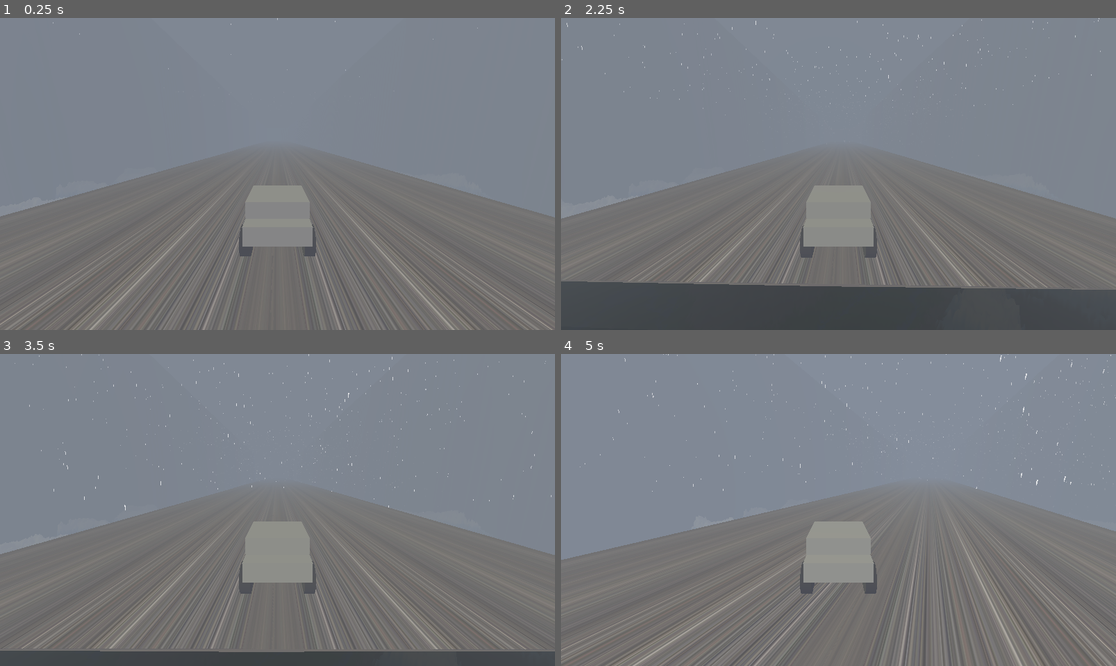
Above: before the commit, frames 1-4 (two rows, left to right).
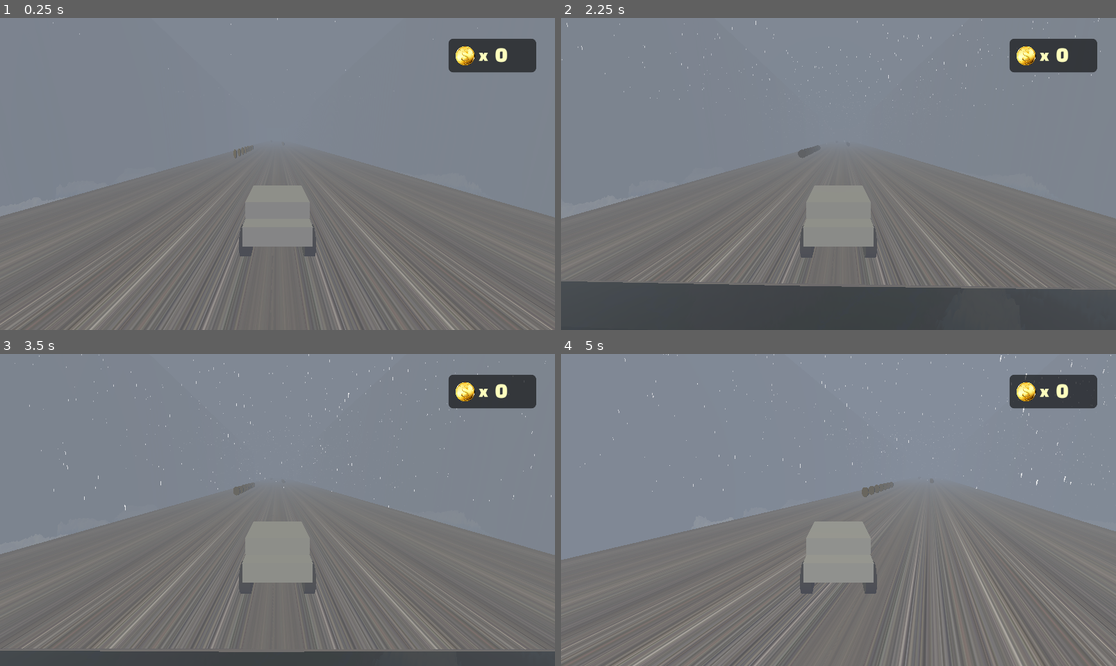
Above: after the commit, the same moments.

Repository: j7ysan/GodotTrackMap
Game: Godot game, scene res://scenes/world.tscn
The game is run twice, just before and just after one commit, with the same random seed, the same clock (stepped at 60 frames per second) and the same inputs.
Inputs (mouse positions are in pixels of both pictures, inside the frame that each line leads up to):
- Up to frame 1 (0.25 s): no input
- Up to frame 2 (2.25 s): tap Enter (ui_accept) at 0.5, 0.77, 1.52 s; move the mouse to (960, 158) at 0.52 s; hold D (right) 0.53-1.28 s; click (960, 158) at 0.67 s; move the mouse to (727, 189) at 1.27 s; hold S (down) 1.28-2.03 s; move the mouse to (894, 105) at 2.02 s; hold D (right) from 2.03 s (still down)
- Up to frame 3 (3.5 s): move the mouse to (249, 572) at 2.77 s; release D (right) at 2.78 s; hold W (up) from 2.78 s (still down); click (249, 572) at 2.92 s; tap Enter (ui_accept) at 3.02 s
- Up to frame 4 (5 s): move the mouse to (1005, 556) at 3.52 s; release W (up) at 3.53 s; hold A (left) from 3.53 s (still down); tap Enter (ui_accept) at 3.77, 4.52 s; move the mouse to (672, 463) at 4.27 s

The runs differ from the first frame. In frame 1, 1.7% of the frame differs, in the area x 42-97%, y 6-45%; in frame 2, 1.7%; in frame 3, 1.7%; in frame 4, 1.8%, in the area x 54-97%, y 6-46%.

Commit message:
Created a coin collecting feature
created a coin node with a total of 30 coins and a counter display

Diff:
--- /dev/null
+++ b/global.gd
@@ -0,0 +1,4 @@
+extends Node
+
+
+var coins := 0
--- a/project.godot
+++ b/project.godot
@@ -14,6 +14,10 @@
 run/main_scene="uid://cnho7sngftoxj"
 config/features=PackedStringArray("4.5", "Forward Plus")
 config/icon="res://resources/icon.svg"
+
+[autoload]
+
+Global="*res://global.gd"
 
 [dotnet]
 
--- /dev/null
+++ b/scenes/coin.gd
@@ -0,0 +1,20 @@
+extends Area3D
+
+const ROT_SPEED = 2 #degree of rotation per frame
+@export var coin_counter : CanvasLayer
+
+# Called when the node enters the scene tree for the first time.
+func _ready() -> void:
+	pass # Replace with function body.
+
+# Called every frame. 'delta' is the elapsed time since the previous frame.
+func _process(delta: float) -> void:
+	rotate_y(deg_to_rad(ROT_SPEED))
+
+
+func _on_body_entered(body: Node3D) -> void:
+	Global.coins += 1
+	coin_counter.get_node("CoinsLabel").text = str(Global.coins)
+	set_collision_layer_value(3, false)
+	set_collision_mask_value(1, false)
+	queue_free()
--- /dev/null
+++ b/scenes/coin.tscn
@@ -0,0 +1,33 @@
+[gd_scene load_steps=5 format=3 uid="uid://ith22phhte41"]
+
+[ext_resource type="Script" uid="uid://dh86yd4rsr8rq" path="res://scenes/coin.gd" id="1_rwqht"]
+
+[sub_resource type="CylinderMesh" id="CylinderMesh_kahox"]
+top_radius = 1.0
+bottom_radius = 1.0
+height = 0.15
+
+[sub_resource type="StandardMaterial3D" id="StandardMaterial3D_rwqht"]
+transparency = 1
+vertex_color_use_as_albedo = true
+albedo_color = Color(1, 0.8392157, 0, 1)
+metallic = 1.0
+metallic_specular = 0.0
+
+[sub_resource type="CylinderShape3D" id="CylinderShape3D_rwqht"]
+height = 0.15
+radius = 1.0
+
+[node name="coin" type="Area3D"]
+script = ExtResource("1_rwqht")
+
+[node name="MeshInstance3D" type="MeshInstance3D" parent="."]
+transform = Transform3D(-4.371139e-08, 1, 0, -1, -4.371139e-08, 0, 0, 0, 1, 0, 0, 0)
+mesh = SubResource("CylinderMesh_kahox")
+surface_material_override/0 = SubResource("StandardMaterial3D_rwqht")
+
+[node name="CollisionShape3D" type="CollisionShape3D" parent="."]
+transform = Transform3D(-4.371139e-08, 1, 0, -1, -4.371139e-08, 0, 0, 0, 1, 0, 0, 0)
+shape = SubResource("CylinderShape3D_rwqht")
+
+[connection signal="body_entered" from="." to="." method="_on_body_entered"]
--- /dev/null
+++ b/scenes/coin_counter.gd
@@ -0,0 +1,11 @@
+extends CanvasLayer
+
+
+# Called when the node enters the scene tree for the first time.
+func _ready() -> void:
+	$CoinsLabel.text = str(0)
+
+
+# Called every frame. 'delta' is the elapsed time since the previous frame.
+func _process(delta: float) -> void:
+	pass
--- /dev/null
+++ b/scenes/coin_counter.tscn
@@ -0,0 +1,50 @@
+[gd_scene load_steps=5 format=3 uid="uid://d3m0s1xfevnyb"]
+
+[ext_resource type="Texture2D" uid="uid://d2ibrk881gdpd" path="res://resources/coins.png" id="1_dcv3c"]
+[ext_resource type="Script" uid="uid://dmqo6cuo0u8ku" path="res://scenes/coin_counter.gd" id="1_hh2am"]
+[ext_resource type="FontFile" uid="uid://bgv7okmpxecm5" path="res://resources/ChangaOne-Regular.ttf" id="3_mp0xb"]
+
+[sub_resource type="StyleBoxFlat" id="StyleBoxFlat_quylx"]
+bg_color = Color(0, 0, 0, 0.58431375)
+corner_radius_top_left = 10
+corner_radius_top_right = 10
+corner_radius_bottom_right = 10
+corner_radius_bottom_left = 10
+
+[node name="CanvasLayer" type="CanvasLayer"]
+script = ExtResource("1_hh2am")
+
+[node name="Panel" type="Panel" parent="."]
+offset_left = 931.0
+offset_top = 43.0
+offset_right = 1113.0
+offset_bottom = 113.0
+theme_override_styles/panel = SubResource("StyleBoxFlat_quylx")
+
+[node name="TextureRect" type="TextureRect" parent="."]
+offset_left = 945.0
+offset_top = 58.0
+offset_right = 986.0
+offset_bottom = 99.0
+texture = ExtResource("1_dcv3c")
+expand_mode = 1
+
+[node name="Label" type="Label" parent="."]
+offset_left = 994.0
+offset_top = 58.0
+offset_right = 1034.0
+offset_bottom = 96.0
+theme_override_colors/font_color = Color(1, 1, 0.74509805, 1)
+theme_override_fonts/font = ExtResource("3_mp0xb")
+theme_override_font_sizes/font_size = 35
+text = "x"
+
+[node name="CoinsLabel" type="Label" parent="."]
+offset_left = 1027.0
+offset_top = 51.0
+offset_right = 1094.0
+offset_bottom = 100.0
+theme_override_colors/font_color = Color(1, 1, 0.74509805, 1)
+theme_override_fonts/font = ExtResource("3_mp0xb")
+theme_override_font_sizes/font_size = 45
+text = "##"
--- a/scenes/world.tscn
+++ b/scenes/world.tscn
@@ -1,10 +1,12 @@
-[gd_scene load_steps=28 format=3 uid="uid://cnho7sngftoxj"]
+[gd_scene load_steps=30 format=3 uid="uid://cnho7sngftoxj"]
 
 [ext_resource type="Script" uid="uid://m88oep58i88q" path="res://scripts/world.gd" id="1_f3sb7"]
 [ext_resource type="Script" uid="uid://d2t357lekvvfd" path="res://scripts/camera_3d.gd" id="2_fj7yv"]
 [ext_resource type="Texture2D" uid="uid://cj8n2wp85xdwo" path="res://resources/track_texture2.jpg" id="3_k0juu"]
 [ext_resource type="PackedScene" uid="uid://c8pmqaww7dn0k" path="res://scenes/vehicle.tscn" id="4_aqk2v"]
 [ext_resource type="Texture2D" uid="uid://cltvyp62qhwfv" path="res://resources/snowflake.png" id="5_71j4m"]
+[ext_resource type="PackedScene" uid="uid://ith22phhte41" path="res://scenes/coin.tscn" id="6_qfnet"]
+[ext_resource type="PackedScene" uid="uid://d3m0s1xfevnyb" path="res://scenes/coin_counter.tscn" id="7_i7141"]
 
 [sub_resource type="Gradient" id="Gradient_gv5m4"]
 offsets = PackedFloat32Array(0, 0.58666664, 1)
@@ -273,3 +275,127 @@
 lifetime = 5.0
 process_material = SubResource("ParticleProcessMaterial_qfnet")
 draw_pass_1 = SubResource("QuadMesh_4mrxx")
+
+[node name="CoinsCounterDisplay" parent="." instance=ExtResource("7_i7141")]
+
+[node name="Coins" type="Node3D" parent="."]
+
+[node name="coin" parent="Coins" node_paths=PackedStringArray("coin_counter") instance=ExtResource("6_qfnet")]
+transform = Transform3D(1, 0, 0, 0, 1, 0, 0, 0, 1, 246, 106, 209)
+coin_counter = NodePath("../../CoinsCounterDisplay")
+
+[node name="coin2" parent="Coins" node_paths=PackedStringArray("coin_counter") instance=ExtResource("6_qfnet")]
+transform = Transform3D(1, 0, 0, 0, 1, 0, 0, 0, 1, 246, 106, 202.54994)
+coin_counter = NodePath("../../CoinsCounterDisplay")
+
+[node name="coin3" parent="Coins" node_paths=PackedStringArray("coin_counter") instance=ExtResource("6_qfnet")]
+transform = Transform3D(1, 0, 0, 0, 1, 0, 0, 0, 1, 246, 106, 196.54994)
+coin_counter = NodePath("../../CoinsCounterDisplay")
+
+[node name="coin4" parent="Coins" node_paths=PackedStringArray("coin_counter") instance=ExtResource("6_qfnet")]
+transform = Transform3D(1, 0, 0, 0, 1, 0, 0, 0, 1, 246, 106, 191.54994)
+coin_counter = NodePath("../../CoinsCounterDisplay")
+
+[node name="coin5" parent="Coins" node_paths=PackedStringArray("coin_counter") instance=ExtResource("6_qfnet")]
+transform = Transform3D(1, 0, 0, 0, 1, 0, 0, 0, 1, 246, 106, 185.54994)
+coin_counter = NodePath("../../CoinsCounterDisplay")
+
+[node name="coin6" parent="Coins" node_paths=PackedStringArray("coin_counter") instance=ExtResource("6_qfnet")]
+transform = Transform3D(1, 0, 0, 0, 1, 0, 0, 0, 1, 246, 106, 170.54994)
+coin_counter = NodePath("../../CoinsCounterDisplay")
+
+[node name="coin7" parent="Coins" node_paths=PackedStringArray("coin_counter") instance=ExtResource("6_qfnet")]
+transform = Transform3D(1, 0, 0, 0, 1, 0, 0, 0, 1, 246, 106, 175.54994)
+coin_counter = NodePath("../../CoinsCounterDisplay")
+
+[node name="coin8" parent="Coins" node_paths=PackedStringArray("coin_counter") instance=ExtResource("6_qfnet")]
+transform = Transform3D(1, 0, 0, 0, 1, 0, 0, 0, 1, 246, 106, 180.54994)
+coin_counter = NodePath("../../CoinsCounterDisplay")
+
+[node name="coin9" parent="Coins" node_paths=PackedStringArray("coin_counter") instance=ExtResource("6_qfnet")]
+transform = Transform3D(1, 0, 0, 0, 1, 0, 0, 0, 1, 259, 106, 118.54994)
+coin_counter = NodePath("../../CoinsCounterDisplay")
+
+[node name="coin10" parent="Coins" node_paths=PackedStringArray("coin_counter") instance=ExtResource("6_qfnet")]
+transform = Transform3D(1, 0, 0, 0, 1, 0, 0, 0, 1, 259, 106, 129.54994)
+coin_counter = NodePath("../../CoinsCounterDisplay")
+
+[node name="coin11" parent="Coins" node_paths=PackedStringArray("coin_counter") instance=ExtResource("6_qfnet")]
+transform = Transform3D(1, 0, 0, 0, 1, 0, 0, 0, 1, 259, 106, 123.54994)
+coin_counter = NodePath("../../CoinsCounterDisplay")
+
+[node name="coin12" parent="Coins" node_paths=PackedStringArray("coin_counter") instance=ExtResource("6_qfnet")]
+transform = Transform3D(1, 0, 0, 0, 1, 0, 0, 0, 1, 259, 106, 98.54994)
+coin_counter = NodePath("../../CoinsCounterDisplay")
+
+[node name="coin13" parent="Coins" node_paths=PackedStringArray("coin_counter") instance=ExtResource("6_qfnet")]
+transform = Transform3D(1, 0, 0, 0, 1, 0, 0, 0, 1, 259, 106, 103.54994)
+coin_counter = NodePath("../../CoinsCounterDisplay")
+
+[node name="coin14" parent="Coins" node_paths=PackedStringArray("coin_counter") instance=ExtResource("6_qfnet")]
+transform = Transform3D(1, 0, 0, 0, 1, 0, 0, 0, 1, 259, 106, 108.54994)
+coin_counter = NodePath("../../CoinsCounterDisplay")
+
+[node name="coin15" parent="Coins" node_paths=PackedStringArray("coin_counter") instance=ExtResource("6_qfnet")]
+transform = Transform3D(1, 0, 0, 0, 1, 0, 0, 0, 1, 259, 106, 113.54994)
+coin_counter = NodePath("../../CoinsCounterDisplay")
+
+[node name="coin16" parent="Coins" node_paths=PackedStringArray("coin_counter") instance=ExtResource("6_qfnet")]
+transform = Transform3D(1, 0, 0, 0, 1, 0, 0, 0, 1, 259, 106, 365.54993)
+coin_counter = NodePath("../../CoinsCounterDisplay")
+
+[node name="coin30" parent="Coins" node_paths=PackedStringArray("coin_counter") instance=ExtResource("6_qfnet")]
+transform = Transform3D(1, 0, 0, 0, 1, 0, 0, 0, 1, 243, 106, 401.54993)
+coin_counter = NodePath("../../CoinsCounterDisplay")
+
+[node name="coin31" parent="Coins" node_paths=PackedStringArray("coin_counter") instance=ExtResource("6_qfnet")]
+transform = Transform3D(1, 0, 0, 0, 1, 0, 0, 0, 1, 243, 106, 406.54993)
+coin_counter = NodePath("../../CoinsCounterDisplay")
+
+[node name="coin32" parent="Coins" node_paths=PackedStringArray("coin_counter") instance=ExtResource("6_qfnet")]
+transform = Transform3D(1, 0, 0, 0, 1, 0, 0, 0, 1, 243, 106, 411.54993)
+coin_counter = NodePath("../../CoinsCounterDisplay")
+
+[node name="coin33" parent="Coins" node_paths=PackedStringArray("coin_counter") instance=ExtResource("6_qfnet")]
+transform = Transform3D(1, 0, 0, 0, 1, 0, 0, 0, 1, 243, 106, 416.54993)
+coin_counter = NodePath("../../CoinsCounterDisplay")
+
+[node name="coin17" parent="Coins" node_paths=PackedStringArray("coin_counter") instance=ExtResource("6_qfnet")]
+transform = Transform3D(1, 0, 0, 0, 1, 0, 0, 0, 1, 259, 106, 358.54993)
+coin_counter = NodePath("../../CoinsCounterDisplay")
+
+[node name="coin18" parent="Coins" node_paths=PackedStringArray("coin_counter") instance=ExtResource("6_qfnet")]
+transform = Transform3D(1, 0, 0, 0, 1, 0, 0, 0, 1, 259, 106, 351.54993)
+coin_counter = NodePath("../../CoinsCounterDisplay")
+
+[node name="coin19" parent="Coins" node_paths=PackedStringArray("coin_counter") instance=ExtResource("6_qfnet")]
+transform = Transform3D(1, 0, 0, 0, 1, 0, 0, 0, 1, 259, 106, 344.54993)
+coin_counter = NodePath("../../CoinsCounterDisplay")
+
+[node name="coin20" parent="Coins" node_paths=PackedStringArray("coin_counter") instance=ExtResource("6_qfnet")]
+transform = Transform3D(1, 0, 0, 0, 1, 0, 0, 0, 1, 259, 106, 338.54993)
+coin_counter = NodePath("../../CoinsCounterDisplay")
+
+[node name="coin21" parent="Coins" node_paths=PackedStringArray("coin_counter") instance=ExtResource("6_qfnet")]
+transform = Transform3D(1, 0, 0, 0, 1, 0, 0, 0, 1, 259, 106, 332.54993)
+coin_counter = NodePath("../../CoinsCounterDisplay")
+
+[node name="coin22" parent="Coins" node_paths=PackedStringArray("coin_counter") instance=ExtResource("6_qfnet")]
+transform = Transform3D(1, 0, 0, 0, 1, 0, 0, 0, 1, 256, 106, 286.54993)
+coin_counter = NodePath("../../CoinsCounterDisplay")
+
+[node name="coin23" parent="Coins" node_paths=PackedStringArray("coin_counter") instance=ExtResource("6_qfnet")]
+transform = Transform3D(1, 0, 0, 0, 1, 0, 0, 0, 1, 256, 106, 281.54993)
+coin_counter = NodePath("../../CoinsCounterDisplay")
+
+[node name="coin24" parent="Coins" node_paths=PackedStringArray("coin_counter") instance=ExtResource("6_qfnet")]
+transform = Transform3D(1, 0, 0, 0, 1, 0, 0, 0, 1, 256, 106, 275.54993)
+coin_counter = NodePath("../../CoinsCounterDisplay")
+
+[node name="coin25" parent="Coins" node_paths=PackedStringArray("coin_counter") instance=ExtResource("6_qfnet")]
+transform = Transform3D(1, 0, 0, 0, 1, 0, 0, 0, 1, 256, 106, 269.54993)
+coin_counter = NodePath("../../CoinsCounterDisplay")
+
+[node name="coin26" parent="Coins" node_paths=PackedStringArray("coin_counter") instance=ExtResource("6_qfnet")]
+transform = Transform3D(1, 0, 0, 0, 1, 0, 0, 0, 1, 256, 106, 264.54993)
+coin_counter = NodePath("../../CoinsCounterDisplay")
--- a/scripts/world.gd
+++ b/scripts/world.gd
@@ -2,6 +2,7 @@
 var size:Vector2i = Vector2(500,500)
 
 func _ready():
+	Global.coins = 0
 	#set up image and make black border
 	var noise_image:Image = $Noise.texture.noise.get_image(size.x,size.y,false,false,false)
 	for i in size.x:
Not shown, added: global.gd.uid
Binary file added: resources/ChangaOne-Regular.ttf
Not shown, added: resources/ChangaOne-Regular.ttf.import
Binary file added: resources/coins.png
Not shown, added: resources/coins.png.import
Not shown, added: scenes/coin.gd.uid
Not shown, added: scenes/coin_counter.gd.uid
